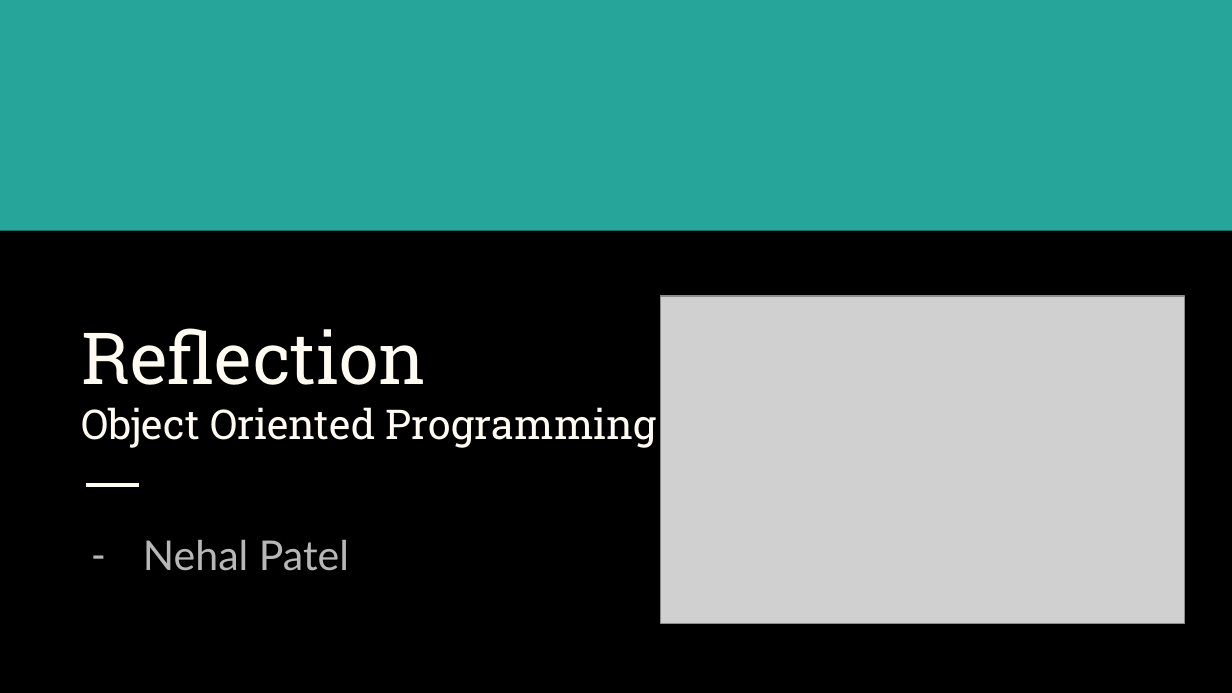
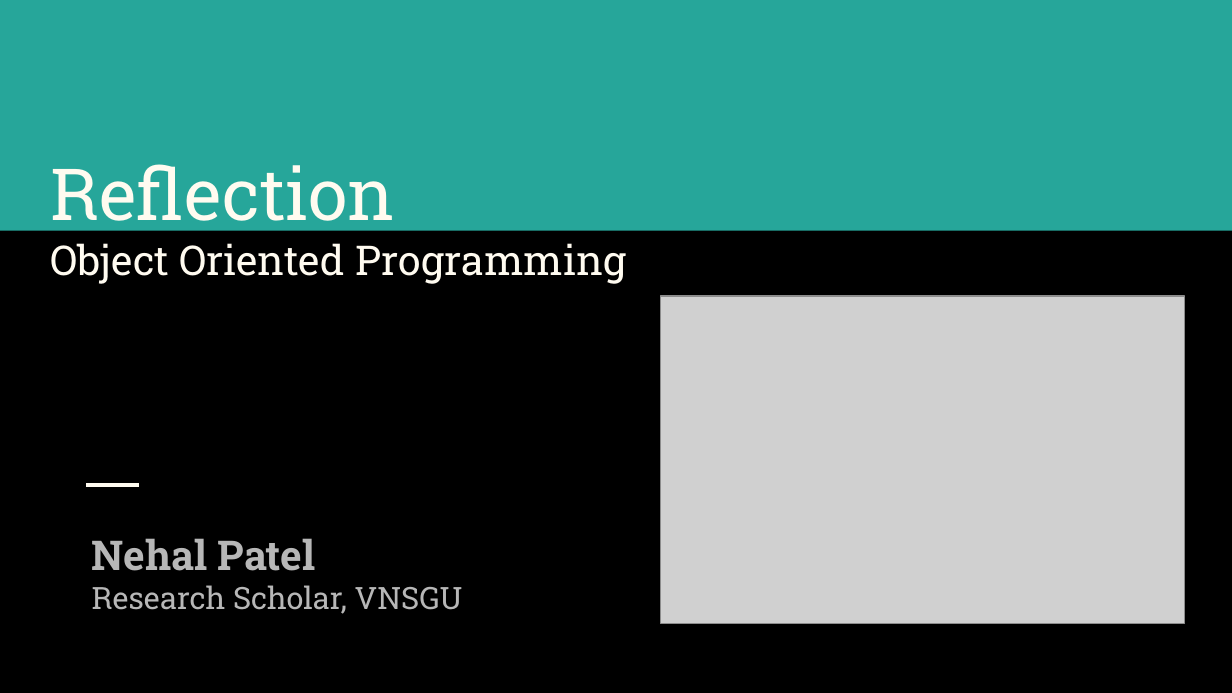
Before and after one commit to NehalPatel/Reflection, a slide deck: slide 1 of Reflection.pptx. Drawn at 1232x693 pixels with LibreOffice and Linux fonts; fonts in the diff are those of the drawing; grey boxes stand for pictures. Boxes give left, top, right and bottom in pixels: in the first picture for what was removed or moved away, otherwise in the second. Text is boxed around its words. In the diff, an @@ line names an element or a change of style, - is before the commit and + after.

```diff
--- a/Reflection.pptx
+++ b/Reflection.pptx
@@ title "Reflection": place and size @@
-title "Reflection" at [81, 328, 657, 448]
+title "Reflection" at [51, 164, 626, 284]
@@ subtitle at [92, 538, 316, 571]: font Lato to Roboto Slab, bold on in "Nehal Patel"; bullet - to none @@
@@ subtitle at [92, 585, 463, 614]: paragraph added @@
+Research Scholar, VNSGU
```
Also in this commit, not shown: 1 other slide changed, 12 slides added, 13 other files.
